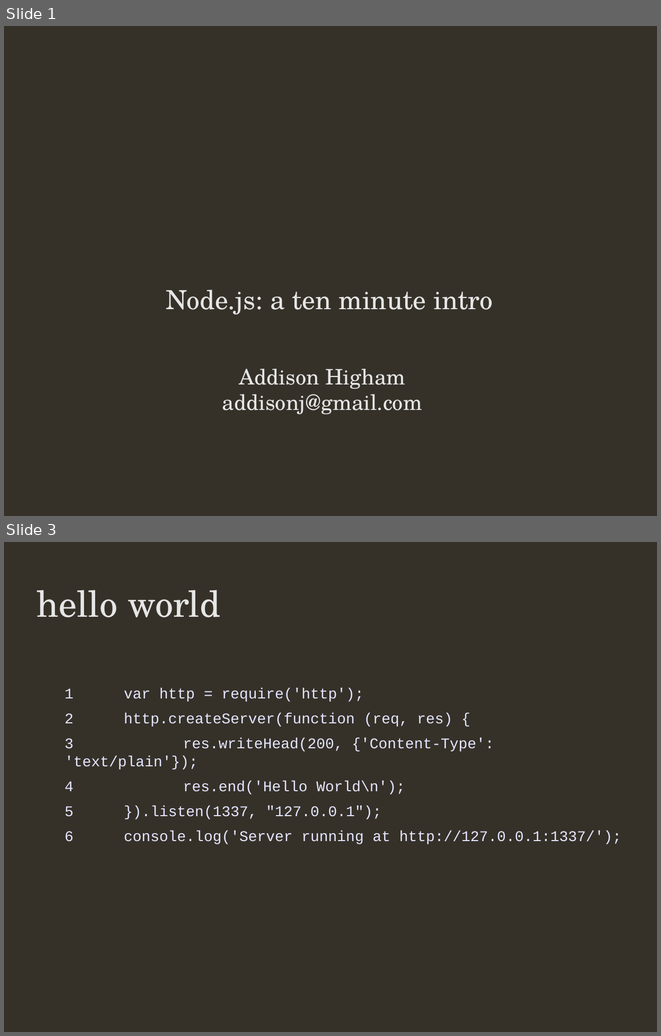
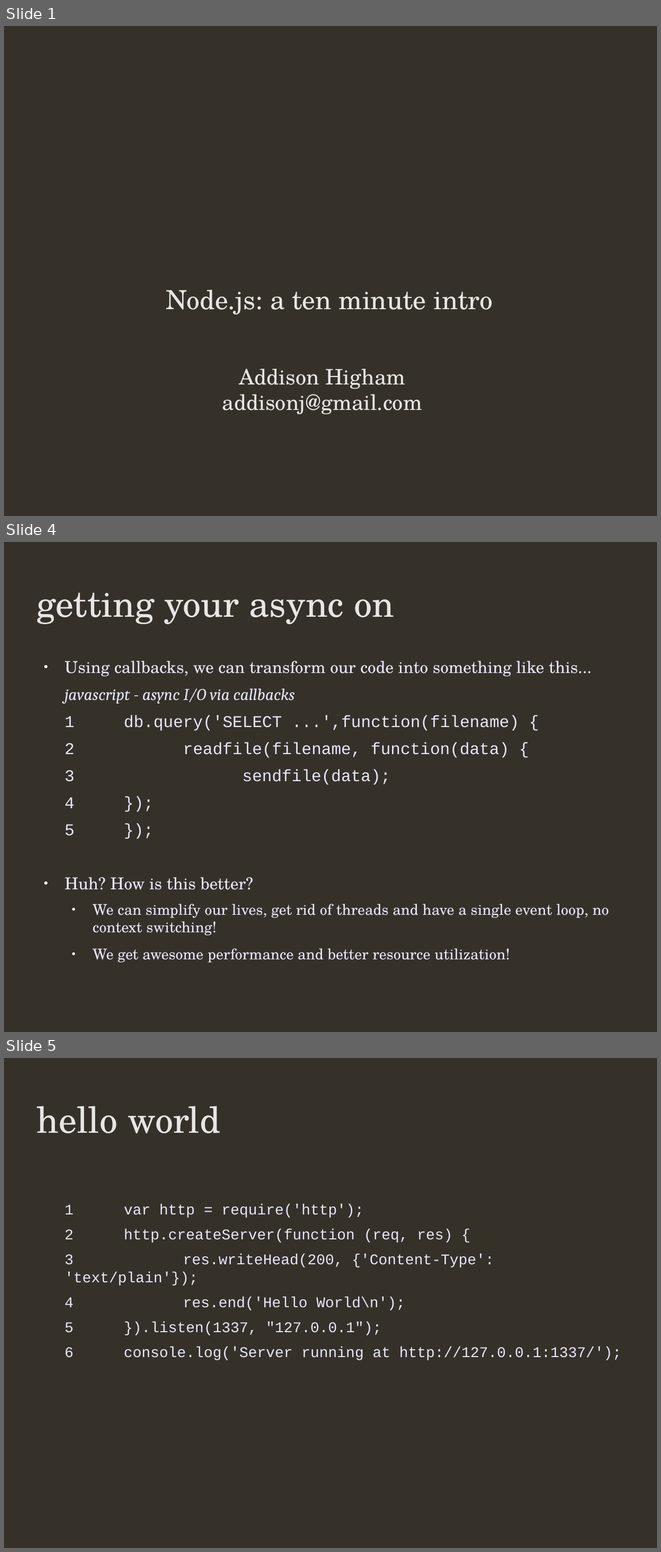
Before and after one commit to addisonj/presentation, a slide deck: presentationShort.odp. Shown one above the other, each under a label of ours: slides 1 and 3 before the commit, slides 1, 4 and 5 after it; the slides between them are not shown. The pictures are 661x1036 and 661x1552 pixels, drawn with LibreOffice and Linux fonts; fonts in the diff are those of the drawing; background and template pictures are left out. Boxes give left, top, right and bottom in pixels: in the first picture for what was removed or moved away, otherwise in the second. Text is boxed around its words. In the diff, an @@ line names an element or a change of style, - is before the commit and + after.

```diff
--- a/presentationShort.odp
+++ b/presentationShort.odp
@@ slide 4 added at [4, 542, 657, 1032], background #353129 @@
@@ title added at [37, 592, 394, 624], 44 pt, text #E6E6E6 @@
+getting your async on
@@ text added at [64, 661, 609, 962], 20 pt, text #E6E6FF @@
+● Using callbacks, we can transform our code into something like this...
+javascript - async I/O via callbacks
+1 db.query('SELECT ...',function(filename) {
+2 readfile(filename, function(data) {
+3 sendfile(data);
+4 });
+5 });
+● Huh? How is this better?
+  ● We can simplify our lives, get rid of threads and have a single event loop, no context switching!
+  ● We get awesome performance and better resource utilization!
@@ what was slide 3 is now slide 5 @@
```
Also in this commit, not shown: 1 slide changed, 3 other slides added, 3 other files.
